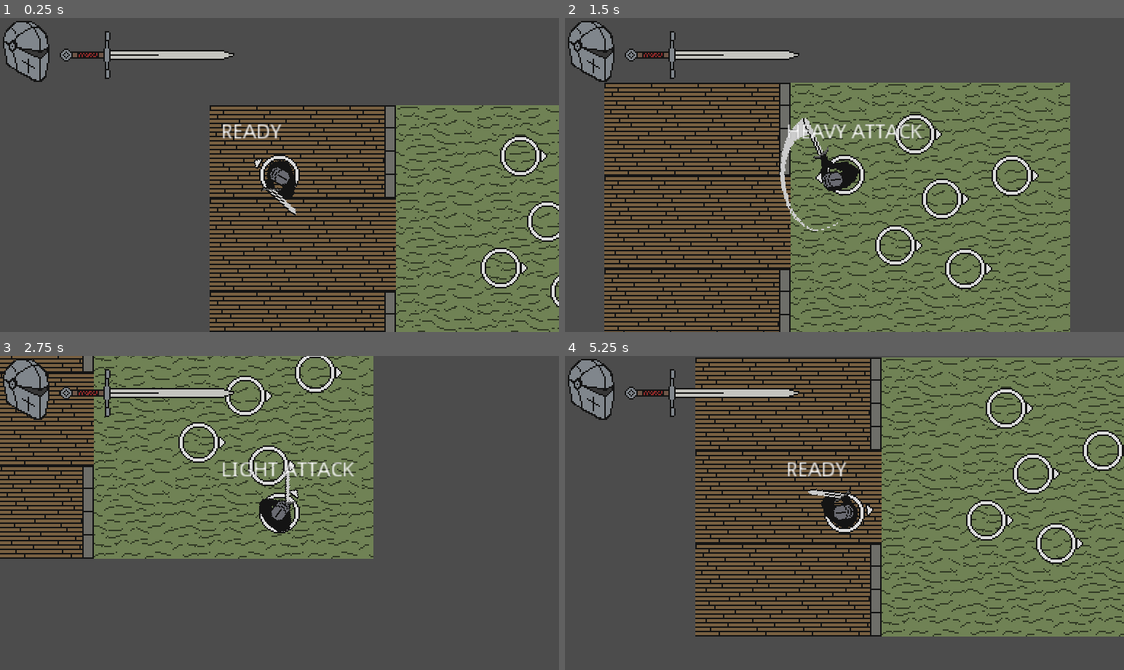
Above: before the commit, frames 1-4 (two rows, left to right).
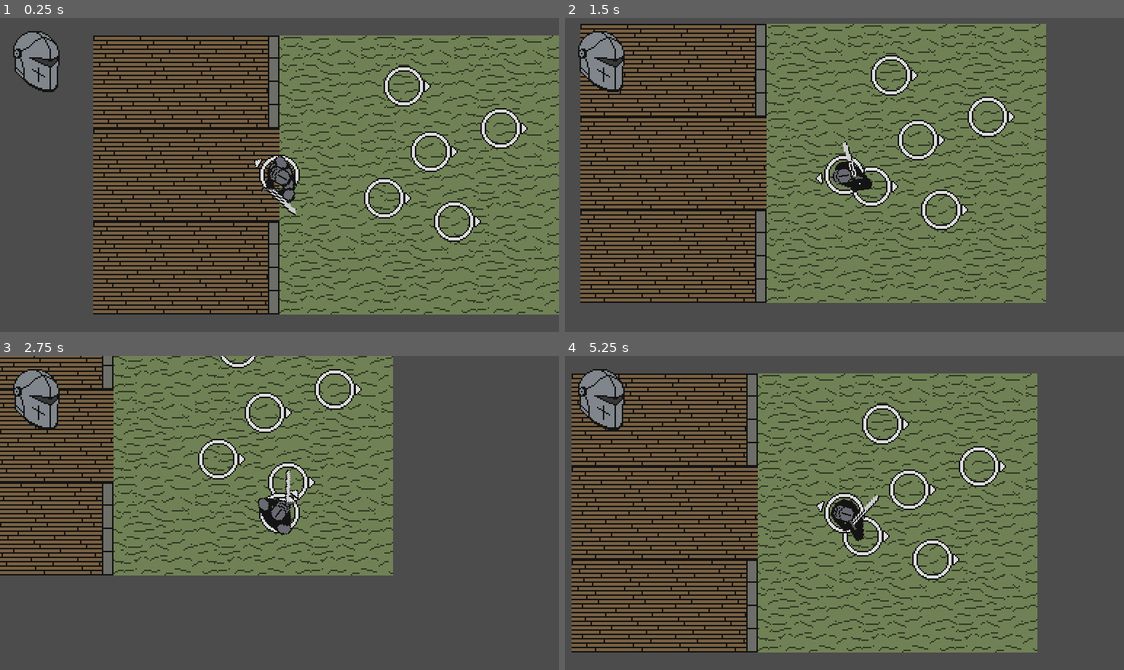
Above: after the commit, the same moments.

Repository: BGuerrero825/Slasher
Game: Godot game, scene res://Base.tscn
Two runs of this game, one before a commit and one after it. Both use one fixed random seed, a clock stepped at 60 frames per second and the inputs below.
Inputs (mouse positions are in pixels of both pictures, inside the frame that each line leads up to):
- Up to frame 1 (0.25 s): no input
- Up to frame 2 (1.5 s): tap Enter at 0.5 s; move the mouse to (967, 159) at 0.52 s; press the mouse at (967, 159) at 0.53 s; hold D (move_right) 0.53-1.28 s; move the mouse to (732, 190) at 1.27 s; release the mouse at (732, 190) at 1.28 s; hold S (move_down) from 1.28 s (still down); click (732, 190) at 1.35 s
- Up to frame 3 (2.75 s): move the mouse to (335, 443) at 2.02 s; release S (move_down) at 2.03 s; hold D (move_right) from 2.03 s (still down); hold Right mouse button (block) from 2.03 s (still down); click (335, 443) at 2.3 s
- Up to frame 4 (5.25 s): move the mouse to (816, 575) at 2.77 s; release D (move_right) at 2.78 s; release Right mouse button (block) at 2.78 s; hold Up (move_up) 2.78-3.53 s; click (816, 575) at 2.85 s; move the mouse to (1012, 560) at 3.52 s; press the mouse at (1012, 560) at 3.53 s; hold A (move_left) 3.53-5.03 s; move the mouse to (676, 465) at 4.27 s; release the mouse at (676, 465) at 4.28 s; right-click (676, 465) at 4.35 s; click (676, 465) at 4.55 s; move the mouse to (872, 513) at 5.02 s; press the mouse at (872, 513) at 5.03 s; hold S (move_down) from 5.03 s (still down)

The runs differ from the first frame. In frame 1, 60% of the frame differs, in the area x 0-100%, y 0-100%; in frame 2, 53%; in frame 3, 23%; in frame 4, 70%, in the area x 0-100%, y 0-95%.

Commit message:
animation rigging
animation updates for heavy and slow/lock orientation mechanic tested

Diff:
--- a/Base.tscn
+++ b/Base.tscn
@@ -28,7 +28,7 @@
 position = Vector2( 248, 128 )
 
 [node name="player" parent="." instance=ExtResource( 3 )]
-position = Vector2( 48, 48 )
+position = Vector2( 128, 96 )
 
 [node name="Camera2D" type="Camera2D" parent="player"]
 current = true
@@ -36,8 +36,10 @@
 [node name="CanvasLayer" type="CanvasLayer" parent="."]
 
 [node name="TextureRect" type="TextureRect" parent="CanvasLayer"]
-margin_right = 40.0
-margin_bottom = 40.0
+margin_left = 8.0
+margin_top = 8.0
+margin_right = 48.0
+margin_bottom = 51.0
 texture = ExtResource( 5 )
 __meta__ = {
 "_edit_use_anchors_": false
--- a/code/player.gd
+++ b/code/player.gd
@@ -6,11 +6,14 @@
 export var ACCELERATION = 1000
 export var FRICTION = 750
 export var HEAVY_ATTACK_DELAY = 0.3
-export var ATTACK_COOLDOWN_TIME = 0.6
+export var LIGHT_ATTACK_COOLDOWN_TIME = 0.4
+export var HEAVY_ATTACK_COOLDOWN_TIME = 0.8
 var attack_cooldown = 0.0
 var attack_delay = 0.0
 var velocity = Vector2.ZERO
 var mouse_angle = 0.0
+var walking = false
+var oriented = false
 onready var center = $center
 onready var animation = $center/AnimationPlayer
 #onready var sprite = $center/sprite
@@ -32,24 +35,30 @@
 #	attack_cooldown -= delta
 	if attack_cooldown < 0:  # not in cooldown
 		if Input.is_action_pressed("attack"):
+			walking = true
 			attack_delay += delta
 			if attack_delay > HEAVY_ATTACK_DELAY:
 				animation.play("Windup")
+			else:
+				animation.play("Prep")
 		elif Input.is_action_just_released("attack"):
 			#print(attack_delay)
+			oriented = true
 			if attack_delay > HEAVY_ATTACK_DELAY:
 				$Label.text = 'HEAVY ATTACK'
 				animation.play("Heavy")
+				attack_cooldown = HEAVY_ATTACK_COOLDOWN_TIME
 			else:
 				$Label.text = 'LIGHT ATTACK'
 				animation.play("Light")
-			attack_cooldown = ATTACK_COOLDOWN_TIME
+				attack_cooldown = LIGHT_ATTACK_COOLDOWN_TIME
 		else:
+			walking = false
+			oriented = false
 			$Label.text = 'READY'
 			animation.play("Idle")
 			attack_delay = 0
 	else:  # in cooldown
-
 		attack_cooldown -= delta
 
 
@@ -60,11 +69,14 @@
 	input_vector.y = Input.get_action_strength("move_down") - Input.get_action_strength("move_up")
 	input_vector = input_vector.normalized()
 	if input_vector != Vector2.ZERO:
+		if walking:
+			input_vector = input_vector/2
 		velocity = velocity.move_toward(input_vector * MAX_SPEED, ACCELERATION * delta)
 	else:
 		velocity = velocity.move_toward(Vector2.ZERO, FRICTION * delta)
 	move()
-	orient()
+	if not oriented:
+		orient()
 
 
 
--- a/objects/player.tscn
+++ b/objects/player.tscn
@@ -13,7 +13,7 @@
 
 [sub_resource type="Animation" id=3]
 resource_name = "Heavy"
-length = 0.6
+length = 0.8
 step = 0.05
 tracks/0/type = "value"
 tracks/0/path = NodePath("character:frame")
@@ -22,15 +22,14 @@
 tracks/0/imported = false
 tracks/0/enabled = true
 tracks/0/keys = {
-"times": PoolRealArray( 0, 0.4 ),
-"transitions": PoolRealArray( 1, 1 ),
+"times": PoolRealArray( 0, 0.2, 0.4, 0.6, 0.8 ),
+"transitions": PoolRealArray( 1, 1, 1, 1, 1 ),
 "update": 1,
-"values": [ 7, 5 ]
+"values": [ 7, 8, 9, 10, 0 ]
 }
 
 [sub_resource type="Animation" id=4]
 resource_name = "Idle"
-length = 1.5
 loop = true
 tracks/0/type = "value"
 tracks/0/path = NodePath("character:frame")
@@ -39,10 +38,10 @@
 tracks/0/imported = false
 tracks/0/enabled = true
 tracks/0/keys = {
-"times": PoolRealArray( 0, 0.5, 1 ),
-"transitions": PoolRealArray( 1, 1, 1 ),
+"times": PoolRealArray( 0, 0.5 ),
+"transitions": PoolRealArray( 1, 1 ),
 "update": 1,
-"values": [ 0, 1, 0 ]
+"values": [ 0, 1 ]
 }
 
 [sub_resource type="Animation" id=5]
@@ -56,10 +55,25 @@
 tracks/0/imported = false
 tracks/0/enabled = true
 tracks/0/keys = {
-"times": PoolRealArray( 0, 0.05, 0.2, 0.3, 0.4 ),
-"transitions": PoolRealArray( 1, 1, 1, 1, 1 ),
+"times": PoolRealArray( 0, 0.15, 0.3, 0.4 ),
+"transitions": PoolRealArray( 1, 1, 1, 1 ),
 "update": 1,
-"values": [ 2, 3, 4, 5, 0 ]
+"values": [ 3, 4, 5, 0 ]
+}
+
+[sub_resource type="Animation" id=8]
+resource_name = "Prep"
+tracks/0/type = "value"
+tracks/0/path = NodePath("character:frame")
+tracks/0/interp = 1
+tracks/0/loop_wrap = true
+tracks/0/imported = false
+tracks/0/enabled = true
+tracks/0/keys = {
+"times": PoolRealArray( 0 ),
+"transitions": PoolRealArray( 1 ),
+"update": 1,
+"values": [ 2 ]
 }
 
 [sub_resource type="Animation" id=6]
@@ -98,7 +112,6 @@
 offset = Vector2( 3, -5 )
 vframes = 2
 hframes = 6
-frame = 3
 
 [node name="hitbox" type="Area2D" parent="center"]
 visible = false
@@ -123,6 +136,7 @@
 anims/Heavy = SubResource( 3 )
 anims/Idle = SubResource( 4 )
 anims/Light = SubResource( 5 )
+anims/Prep = SubResource( 8 )
 anims/Windup = SubResource( 6 )
 
 [node name="CollisionShape2D" type="CollisionShape2D" parent="."]
@@ -138,6 +152,7 @@
 shape = SubResource( 7 )
 
 [node name="Label" type="Label" parent="."]
+visible = false
 margin_left = -40.0
 margin_top = -36.0
 margin_bottom = -22.0
Binary file changed: art/knight.ase
Binary file changed: art/knight.png
Binary file changed: art/temp_gui.png
Not shown: 1 places in objects/player.tscn that only renumber resources
